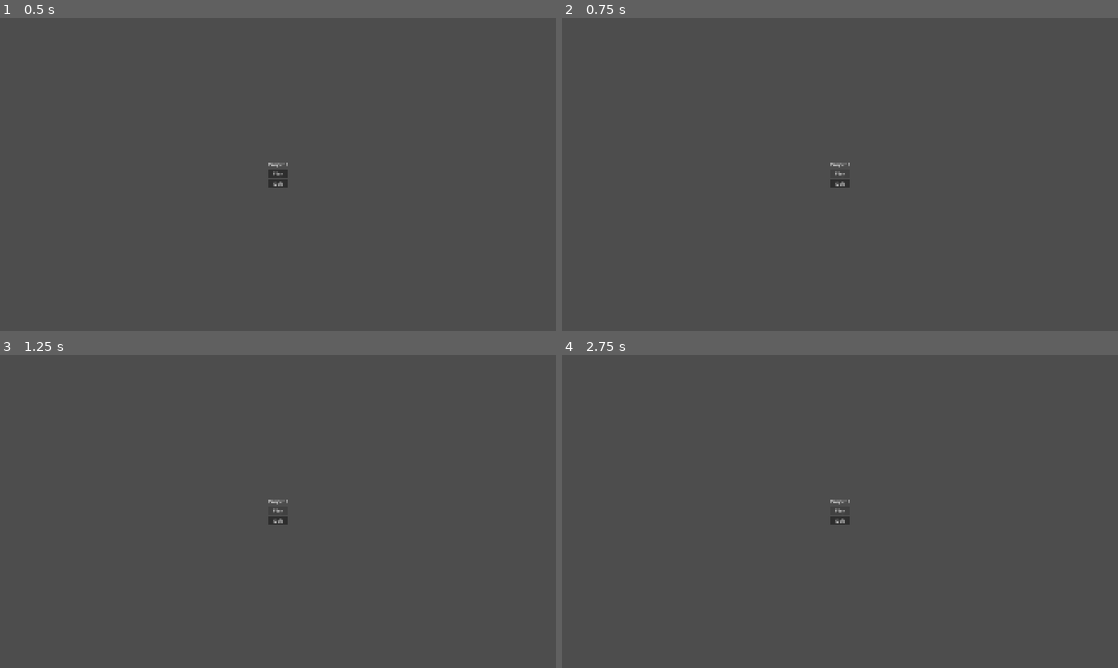
Above: before the commit, frames 1-4 (two rows, left to right).
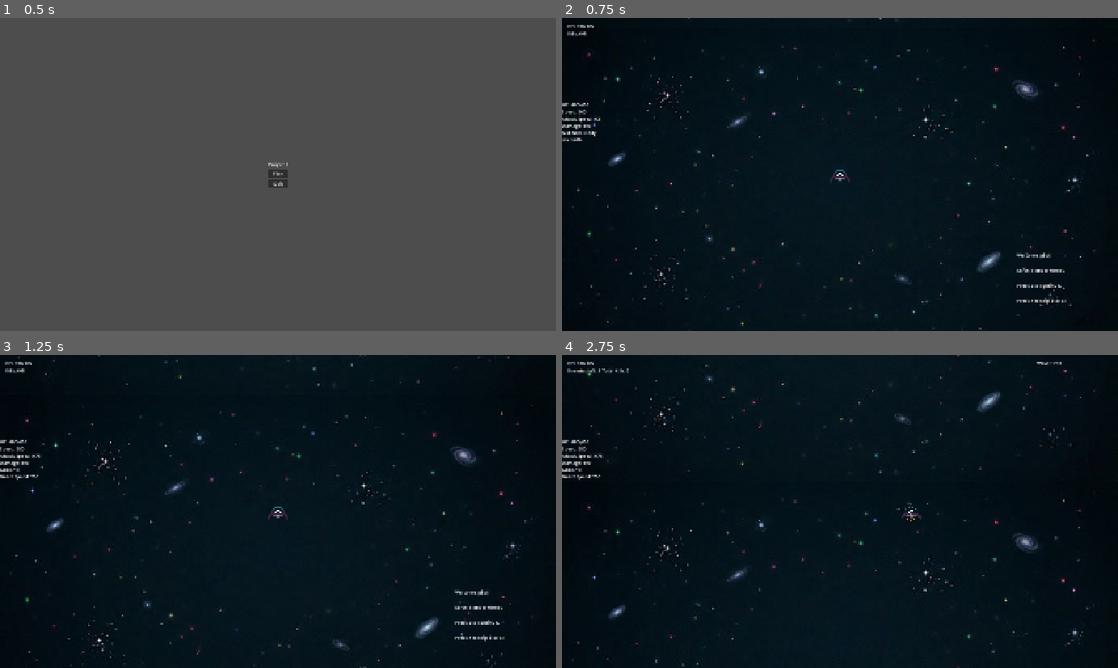
Above: after the commit, the same moments.

Repository: Infermannn/Point-of-No-Return
Game: Godot game, scene res://menu.tscn
The game is run twice, just before and just after one commit, with the same random seed, the same clock (stepped at 60 frames per second) and the same inputs.
Inputs (mouse positions are in pixels of both pictures, inside the frame that each line leads up to):
- Up to frame 1 (0.5 s): no input
- Up to frame 2 (0.75 s): click "Play" at 0.5 s
- Up to frame 3 (1.25 s): no input
- Up to frame 4 (2.75 s): click (840, 511) at 1.25 s, where only the run before the commit has a clickable "Play"; tap Z at 2 s; hold D from 2.03 s (still down); hold Z from 2.03 s (still down); tap X at 2.3 s

Frame 1 is identical in both runs. In frame 2, 100% of the frame differs, in the area x 0-100%, y 0-100%; in frame 3, 100%; in frame 4, 100%.

Commit message:
balance changes

Diff:
--- a/enemy_bullet.tscn
+++ b/enemy_bullet.tscn
@@ -4,7 +4,7 @@
 [ext_resource type="Script" uid="uid://du18ujeilpgyu" path="res://scripts/enemy_bullet.gd" id="2_mgp66"]
 
 [sub_resource type="RectangleShape2D" id="RectangleShape2D_gl7bs"]
-size = Vector2(300.0001, 60.00001)
+size = Vector2(300.0001, 60.00004)
 
 [node name="enemy_bullet" type="Area2D" unique_id=2104233956 groups=["enemy_bullet"]]
 scale = Vector2(0.1, 0.1)
@@ -15,6 +15,6 @@
 texture = ExtResource("2_gl7bs")
 
 [node name="CollisionShape2D" type="CollisionShape2D" parent="." unique_id=1007834420 groups=["enemy_bullet"]]
-position = Vector2(-3.2782548e-06, 5.960461e-07)
-scale = Vector2(0.9999995, 0.9999995)
+position = Vector2(-3.2782525e-06, -1.4901159e-06)
+scale = Vector2(0.9999992, 0.9999992)
 shape = SubResource("RectangleShape2D_gl7bs")
--- a/menu.tscn
+++ b/menu.tscn
@@ -37,5 +37,5 @@
 layout_mode = 2
 text = "Quit"
 
-[connection signal="pressed" from="VBoxContainer/PlayButton" to="." method="_on_play_button_pressed"]
+[connection signal="pressed" from="VBoxContainer/PlayButton" to="." method="_on_play_pressed"]
 [connection signal="pressed" from="VBoxContainer/QuitButton" to="." method="_on_quit_button_pressed"]
--- a/scripts/tutorial.gd
+++ b/scripts/tutorial.gd
@@ -20,15 +20,17 @@
 	pressed_keys = {}
 
 func _process(_delta):
+	if finished:
+		return
+
 	if Input.is_key_pressed(KEY_X):
-		var tutorial = get_tree().get_first_node_in_group("tutorial")
-		if tutorial and tutorial.visible:
-			tutorial.finish_tutorial()
+		finish_tutorial()
+		return
 
 	var msg = messages[current]
 
 	if msg["type"] == "enter":
-		if Input.is_key_pressed(KEY_Z):
+		if Input.is_action_just_pressed("ui_select") or Input.is_key_pressed(KEY_Z):
 			next_message()
 
 	elif msg["type"] == "wasd":
Not shown, changed: export_presets.cfg
Not shown, added: versions/1.1.5/Project1_v1.1.5.zip
Not shown, added: versions/1.1.6/Project1_v1.1.6.console.exe
Not shown, added: versions/1.1.6/Project1_v1.1.6.exe
Not shown, added: versions/1.1.6/Project1_v1.1.6.pck
Not shown, added: versions/1.1.6/Project1_v1.1.6.zip
